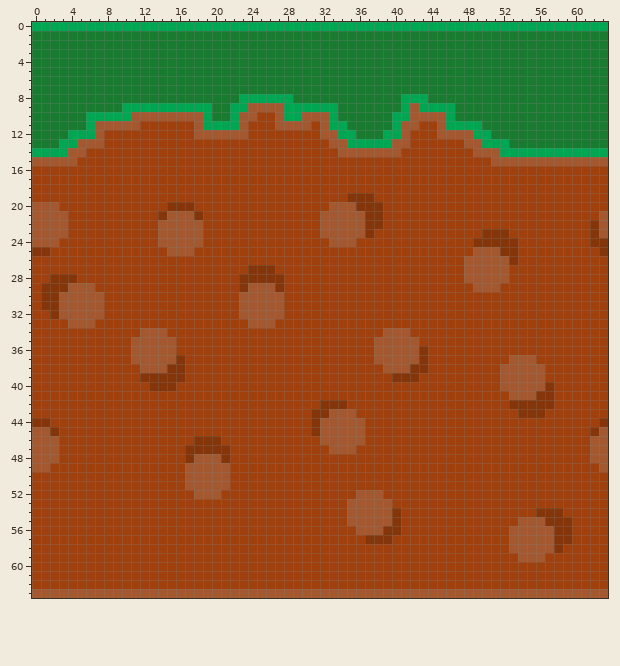
A pixel-art sprite gets an edit: Colab4.0/sprites/spr_wall/be3b7d45-2d30-4e41-870a-26429e8ee270.png. That is the earlier state.
The file is 64x64 pixels.
After:
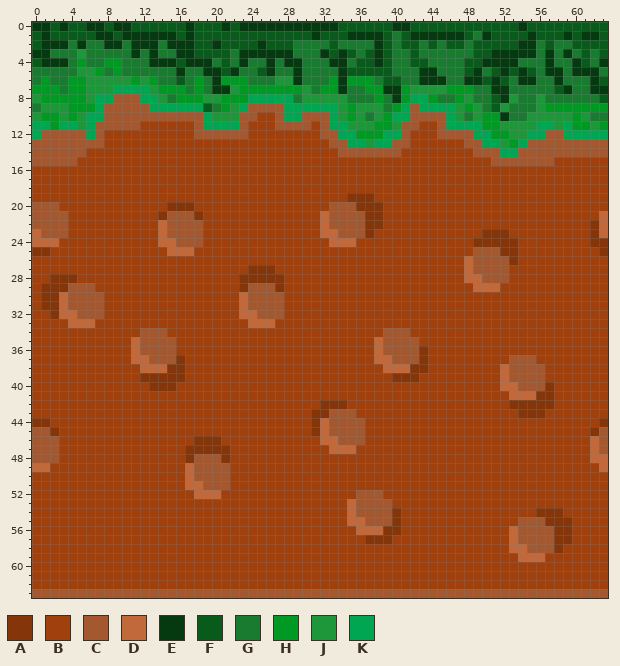
Palette (. is transparent): A #84350a  B #a0410d  C #a35830  D #c1693a  E #053a10  F #095b1c  G #197b30  H #009923  J #1e963a  K #00a651
The edit:
Changed rows in their new state; - is an unchanged pixel.
first column x 0:
 0 EEFEFFEEFEEFFFFFFEFFFEFEEEEEEEEEEEFFFFFFEEFFFFFFFFFFFFEFFFFFFFFF
 1 FEFFFFFEEFEEEEEEFEFFFFFFFFFFFFFEFFFEEEEF-FEEEEEEF-EFFFFEFFFEFEEF
 2 FEEE-E--EE-EEE-EEEFFEFFFFEFFF----F----EF-FF-F-FF-FFFFFEE-F--FFFF
 3 EE---J-----E-E--EEFFFF-EEEEEE---EFEF-FEF--F------FFEEEEE-E-E-F-F
 4 FEEE-H--HH---EEEFEEE-F-E--E-EE---EE-FFEF--FF----FFEEEE---E--EF-E
 5 -----JJH-H------E--EEFE--FE--E----EFFFFF---EE---FE-FEFEF-EE-EEE-
 6 -H--HHJJJJJHJH--F-H-EHHH---JJE---HEHHH-FF--EEE--EEFEF-EE--E---EF
 7 HHH-HHJJJKKKKJHHH-H-EEJHHHHHHHJ-HHE--HHEEHJJJJHHH--EE-----FE--EE
 8 JHHHHHJKKCCCKKJ-HHHJJHHH------JJJJJ---H-EH--H--HJ--FEJ--J------F
 9 -JJJHHHKCCCCC------F-HJ-----------JHJJJ-H------JHJ-FJ---JHHHHHHH
10 JHHJHJ--CCC---------JJJ-----------JHJ-JH-------J-JHHE--JJJJJHJ--
11 KKHKKJ-----------------------------JJJHHJ---------HHJJJJKKJKHHJH
12 KCCCCC------------------------------HHH------------HHJJKKCCKKKKK
13 CCCCC--------------------------------J--------------JHKCCCCCCCCC
14 CCCC--------------------------------------------------CCCCCCCCCC
15 ----------------------------------------------------------BBBBBB
first column x 0:
21 --------------------------------D------------------------------D
22 --------------D-----------------D------------------------------D
23 D-------------D-----------------DD-----------------------------D
24 DDD-----------DD-----------------DDD----------------------------
25 ---------------DDD----------------------------------------------
26 ------------------------------------------------D---------------
27 ------------------------------------------------D---------------
28 ------------------------------------------------DD--------------
29 -------------------------------------------------DDD------------
30 ---D-------------------D----------------------------------------
31 ---D-------------------D----------------------------------------
32 ---DD------------------DD---------------------------------------
33 ----DDD-----------------DDD-------------------------------------
35 -----------D--------------------------D-------------------------
36 -----------D--------------------------D-------------------------
37 -----------DD-------------------------DD------------------------
38 ------------DDD------------------------DDD----------D-----------
39 ----------------------------------------------------D-----------
40 ----------------------------------------------------DD----------
41 -----------------------------------------------------DDD--------
44 --------------------------------D-------------------------------
45 --------------------------------D-------------------------------
46 --------------------------------DD----------------------------D-
47 ---------------------------------DDD--------------------------D-
48 --------------------------------------------------------------DD
49 DD---------------D---------------------------------------------D
50 -----------------D----------------------------------------------
51 -----------------DD---------------------------------------------
52 ------------------DDD-------------------------------------------
53 -----------------------------------D----------------------------
54 -----------------------------------D----------------------------
55 -----------------------------------DD---------------------------
56 ------------------------------------DDD--------------D----------
57 -----------------------------------------------------D----------
58 -----------------------------------------------------DD---------
59 ------------------------------------------------------DDD-------
